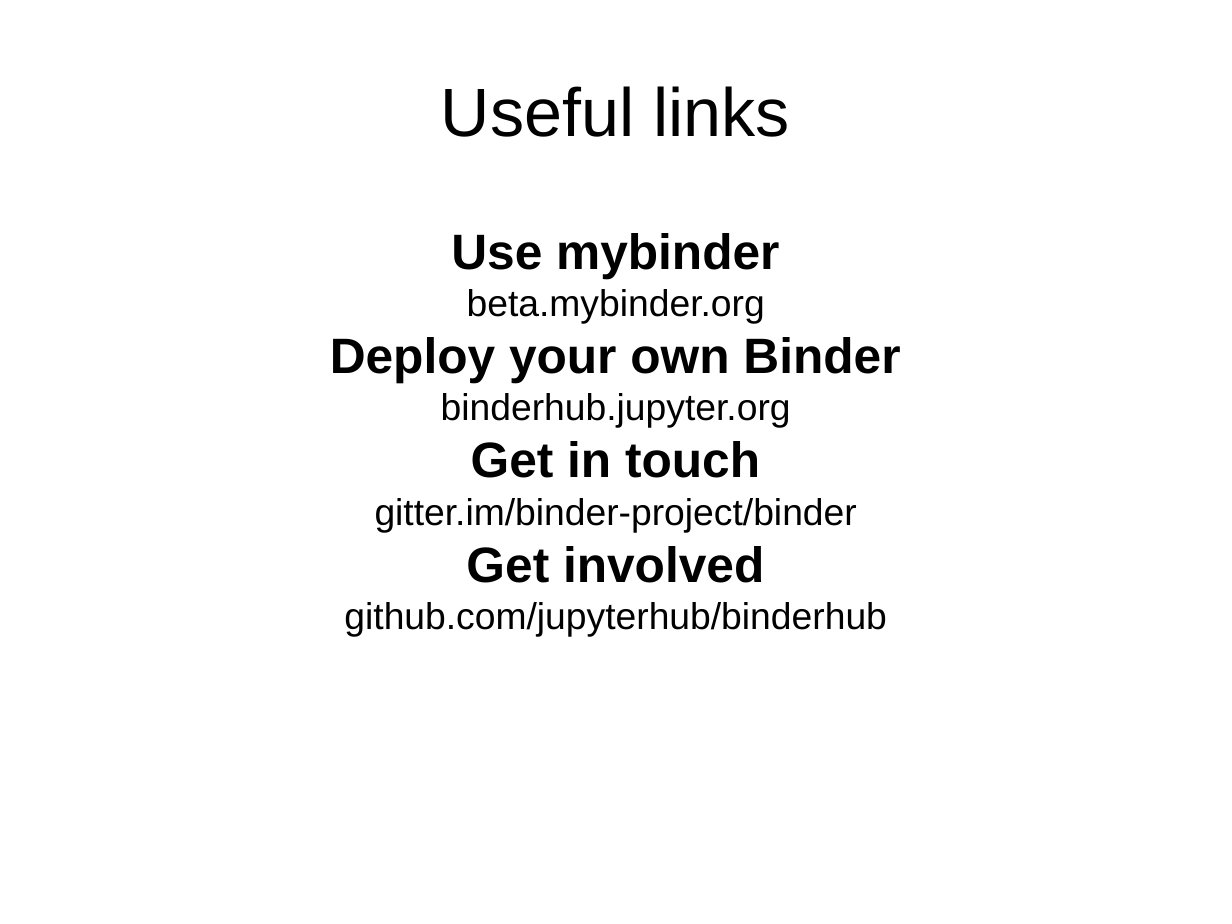
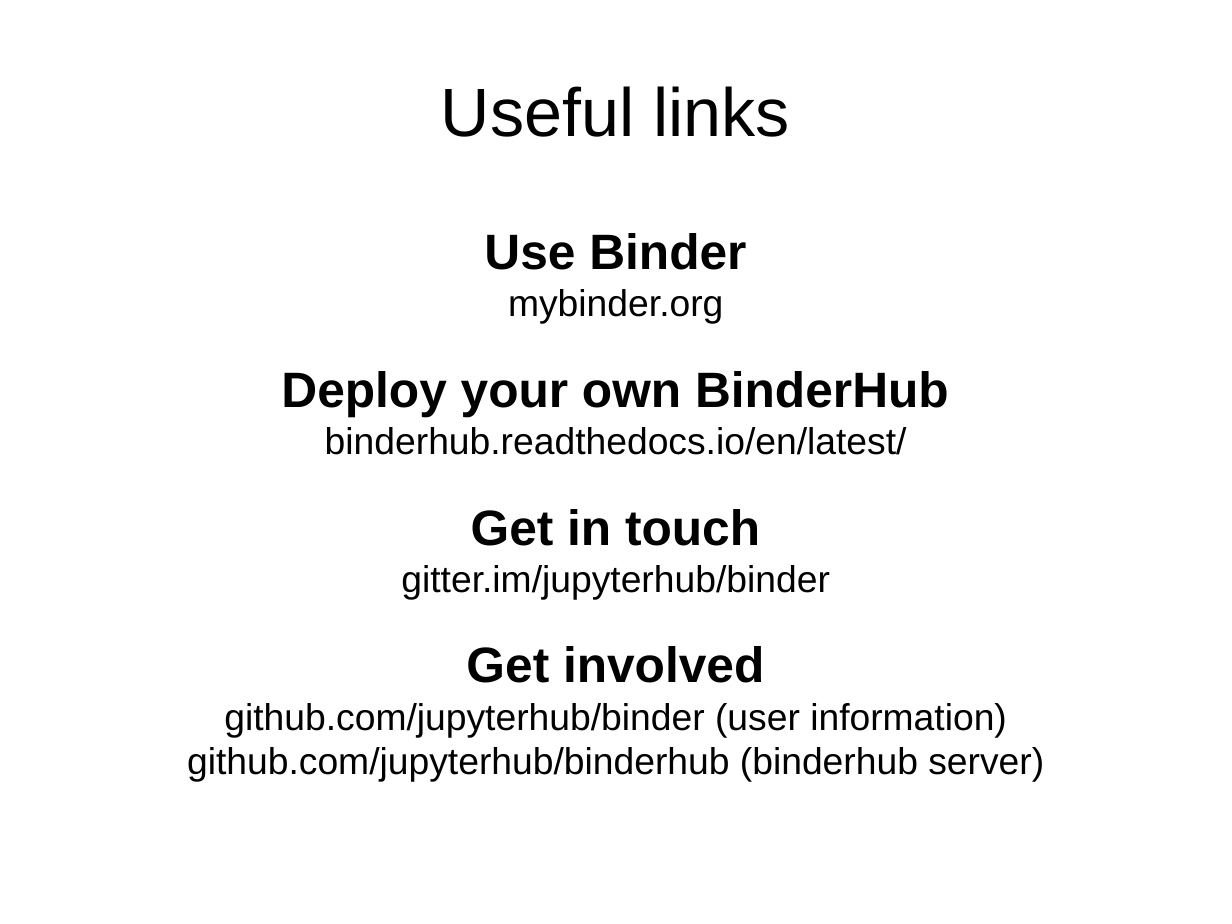
Before and after one commit to NeuralEnsemble/NeuroinformaticsTutorial, a slide deck: slide 4 of Part_1_Resources_for_computational_modellers/6_Computing_infrastructure/4_Binder.pptx. Drawn at 1232x924 pixels with LibreOffice and Linux fonts; fonts in the diff are those of the drawing. Boxes give left, top, right and bottom in pixels: in the first picture for what was removed or moved away, otherwise in the second. Text is boxed around its words. In the diff, an @@ line names an element or a change of style, - is before the commit and + after.

Commit message:
6-8 updated
Binder addd

```diff
--- a/Part_1_Resources_for_computational_modellers/6_Computing_infrastructure/4_Binder.pptx
+++ b/Part_1_Resources_for_computational_modellers/6_Computing_infrastructure/4_Binder.pptx
@@ text at bbox=[281, 233, 949, 455]: text changed @@
-Use mybinder
-beta.mybinder.org
-Deploy your own Binder
-binderhub.jupyter.org
+Use Binder
+mybinder.org
+Deploy your own BinderHub
+binderhub.readthedocs.io/en/latest/
@@ text at bbox=[401, 565, 830, 599]: text changed @@
-gitter.im/binder-project/binder
+gitter.im/jupyterhub/binder
@@ text at bbox=[187, 703, 1044, 782]: text changed @@
-github.com/jupyterhub/binderhub
+github.com/jupyterhub/binder (user information)
+github.com/jupyterhub/binderhub (binderhub server)
```
Also in this commit, not shown: 2 other slides changed, 1 slide added, 1 slide removed, 5 other files.
